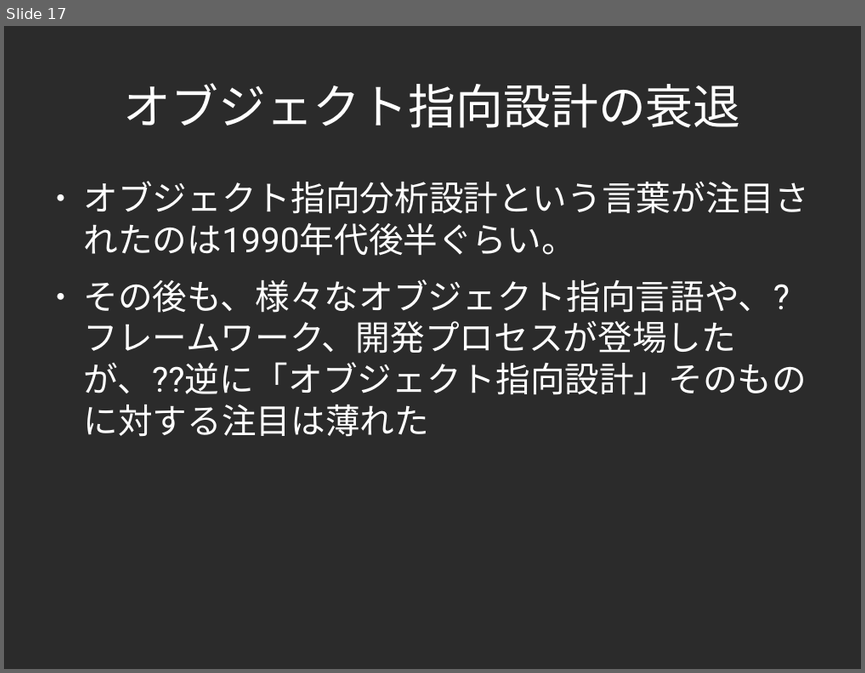
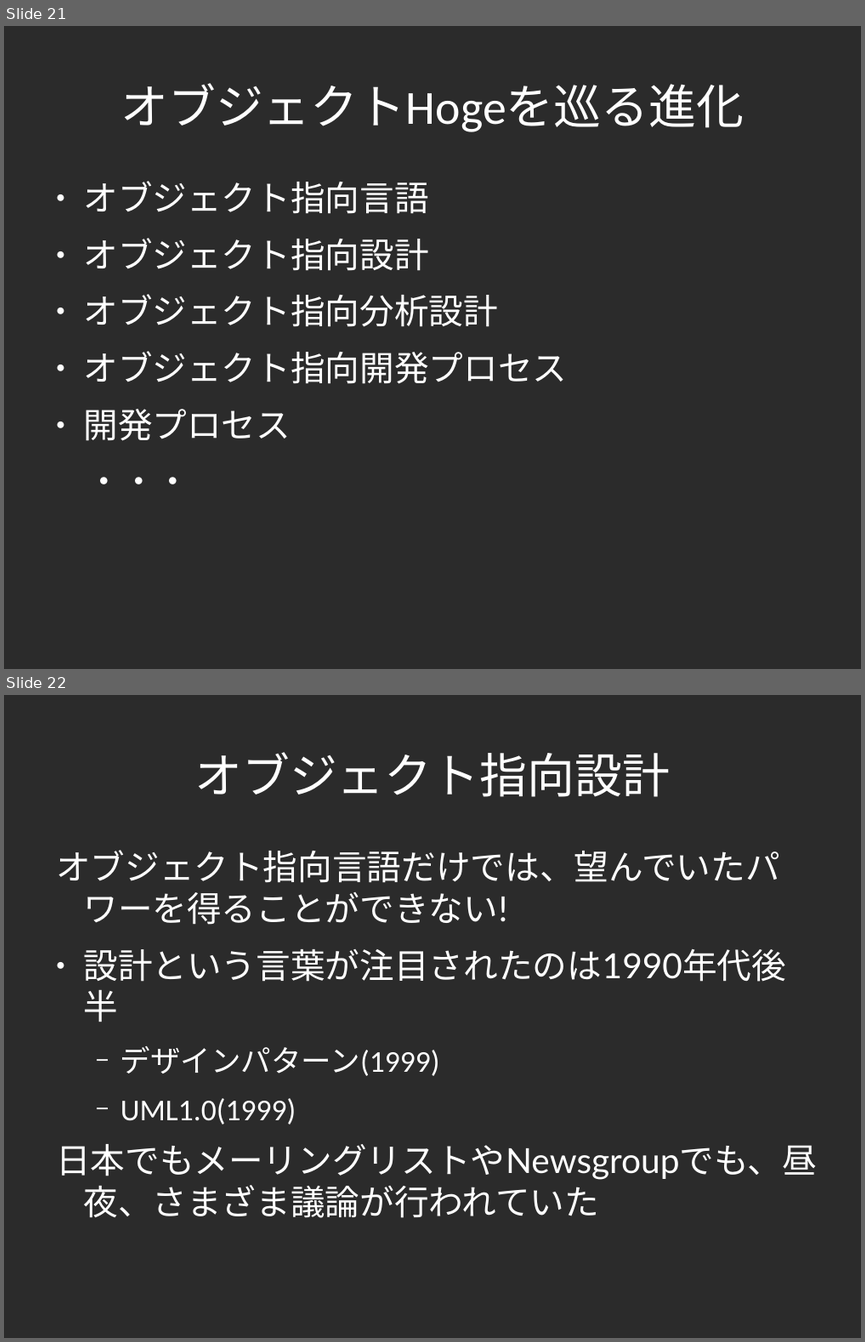
Before and after one commit to yojik/yojik-lib, a slide deck: 2009devsumi/oo_exercise/doc/devsum.odp. Shown one above the other, each under a label of ours: slide 17 before the commit, slides 21 and 22 after it. The pictures are 865x673 and 865x1342 pixels, drawn with LibreOffice and Linux fonts; fonts in the diff are those of the drawing; background and template pictures are left out; a plain dark background stands for a picture behind light text. Boxes give left, top, right and bottom in pixels: in the first picture for what was removed or moved away, otherwise in the second. Text is boxed around its words. In the diff, an @@ line names an element or a change of style, - is before the commit and + after.

```diff
--- a/2009devsumi/oo_exercise/doc/devsum.odp
+++ b/2009devsumi/oo_exercise/doc/devsum.odp
@@ slide 22 added at [4,695,861,1338], background picture (left out) @@
@@ title added at [194,752,670,797], 44 pt, text #FFFFFF @@
+オブジェクト指向設計
@@ text added at [56,850,817,1218], 32 pt, text #FFFFFF @@
+オブジェクト指向言語だけでは、望んでいたパワーを得ることができない!
+● 設計という言葉が注目されたのは1990年代後半
+  − デザインパターン(1999)
+  − UML1.0(1999)
+日本でもメーリングリストやNewsgroupでも、昼夜、さまざま議論が行われていた
@@ what was slide 17 is now slide 21 @@
@@ slide 21 changed as well @@
@@ title at [120,83,744,132]: text changed; font Roboto to Calibri @@
-オブジェクト指向設計の衰退
+オブジェクトHogeを巡る進化
@@ text at [83,181,567,484]: text changed; font Roboto to Lato @@
-● オブジェクト指向分析設計という言葉が注目されたのは1990年代後半ぐらい。
-● その後も、様々なオブジェクト指向言語や、?フレームワーク、開発プロセスが登場したが、??逆に「オブジェクト指向設計」そのものに対する注目は薄れた
+● オブジェクト指向言語
+● オブジェクト指向設計
+● オブジェクト指向分析設計
+● オブジェクト指向開発プロセス
+● 開発プロセス
+・・・
```
Also in this commit, not shown: 18 other slides changed, 14 other slides added, 2 slides removed, 1 other file.
